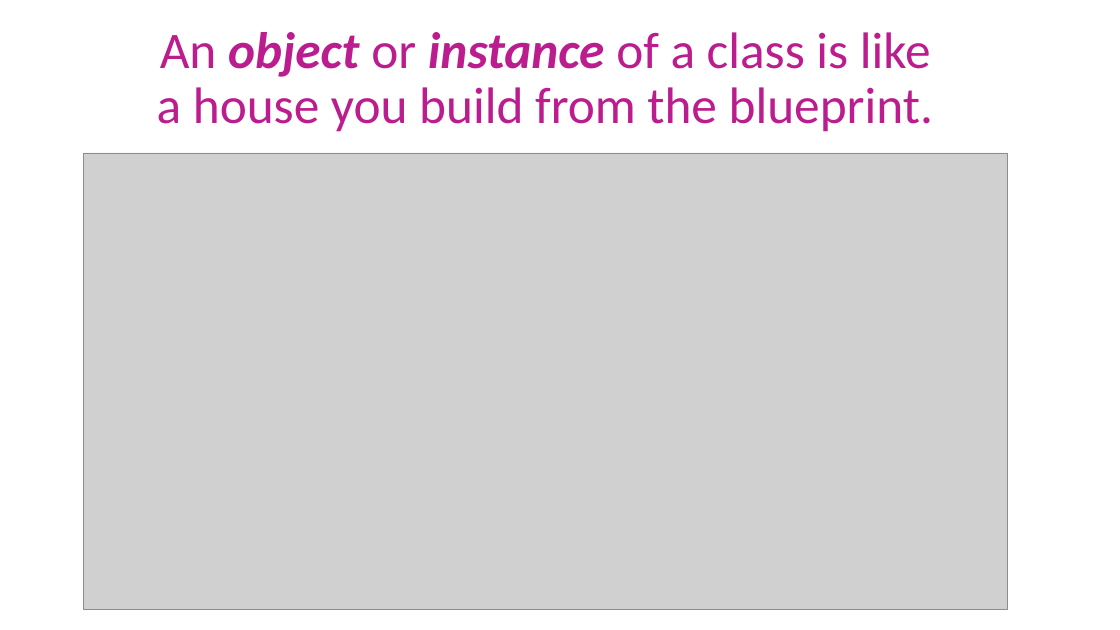
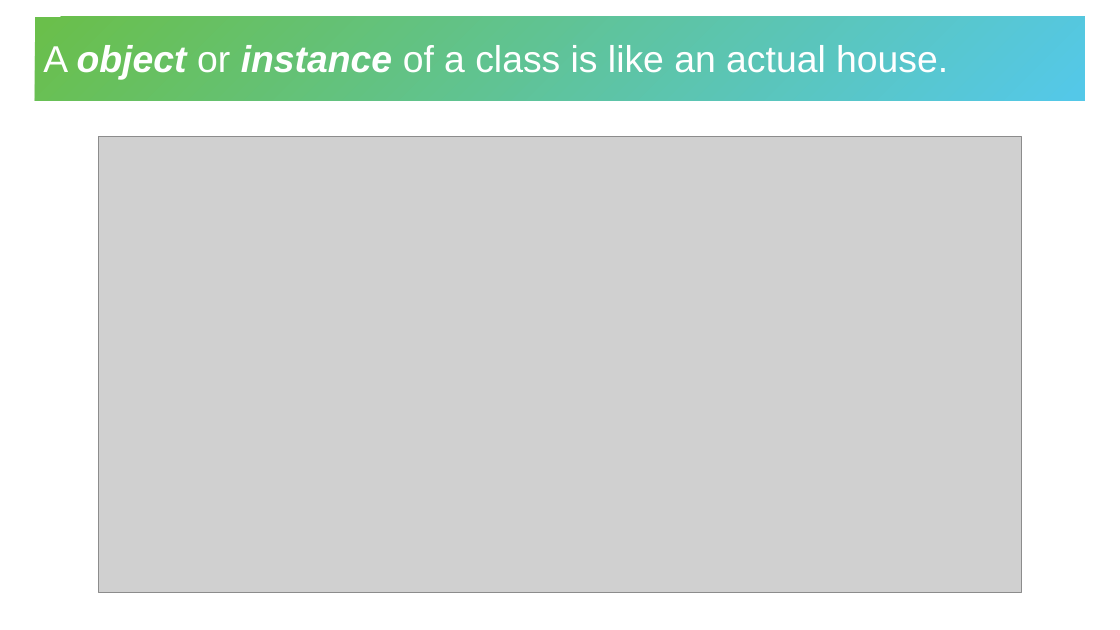
Before and after one commit to hytechclub/cs-102, a slide deck: slide 10 of ClassesIntroduction/ClassesIntro.pptx (slide 7 before the commit). Drawn at 1120x630 pixels with LibreOffice and Linux fonts; fonts in the diff are those of the drawing; grey boxes stand for pictures. Boxes give left, top, right and bottom in pixels: in the first picture for what was removed or moved away, otherwise in the second. Text is boxed around its words. In the diff, an @@ line names an element or a change of style, - is before the commit and + after.

Commit message:
update classes powerpoint

```diff
--- a/ClassesIntroduction/ClassesIntro.pptx
+++ b/ClassesIntroduction/ClassesIntro.pptx
@@ title "A object or instance of ...": place and size @@
-title "A object or instance of ..." at bbox=[157, 32, 933, 132]
+title "A object or instance of ..." at bbox=[35, 17, 1086, 101]
@@ title "A object or instance of ..." at bbox=[35, 17, 1086, 101]: vertical alignment top to middle; fill none to gradient #6ABF4B to #54C8E8 @@
@@ title at bbox=[43, 45, 948, 80]: text changed; size 44 to 32 pt; font Calibri to Arial; text colour #BB1D8F to #FFFFFF @@
-An object or instance of a class is like a house you build from the blueprint.
+A object or instance of a class is like an actual house.
@@ picture: place and size @@
-picture at bbox=[84, 153, 1007, 609]
+picture at bbox=[98, 136, 1022, 592]
```
Also in this commit, not shown: 6 other slides changed, 7 slides added, 3 slides removed.
